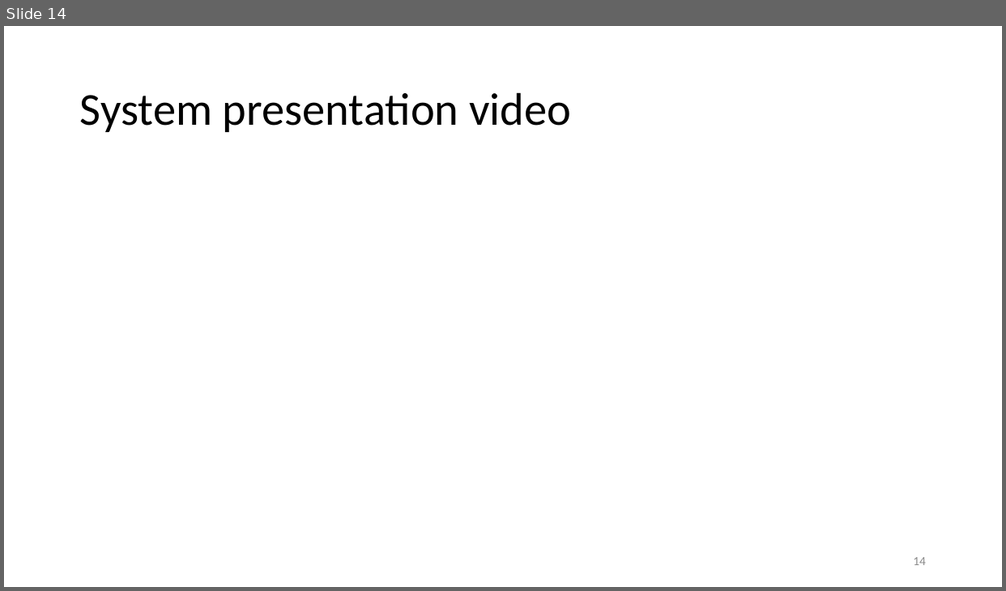
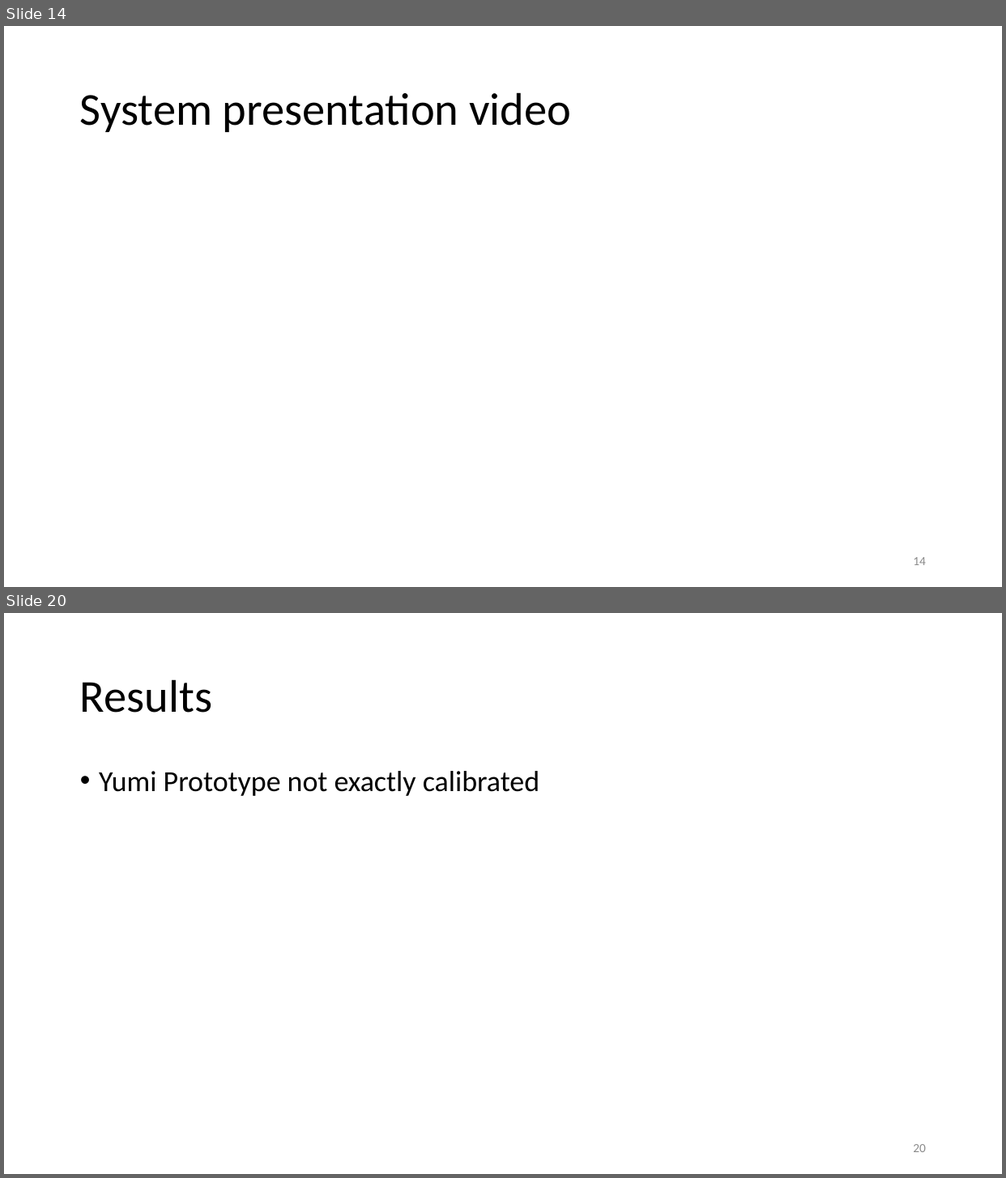
Before and after one commit to MDU-C2/MicroTomography, a slide deck: Precise Positioning and Scanning for Microwave Imaging.pptx. Shown one above the other, each under a label of ours: slide 14 before the commit, slides 14 and 20 after it; the slides between them are not shown. The pictures are 1006x591 and 1006x1178 pixels, drawn with LibreOffice and Linux fonts; fonts in the diff are those of the drawing. Boxes give left, top, right and bottom in pixels: in the first picture for what was removed or moved away, otherwise in the second. Text is boxed around its words. In the diff, an @@ line names an element or a change of style, - is before the commit and + after.

```diff
--- a/Precise Positioning and Scanning for Microwave Imaging.pptx
+++ b/Precise Positioning and Scanning for Microwave Imaging.pptx
@@ slide 20 added at box(4, 613, 1002, 1174), background #FFFFFF @@
@@ title added at box(80, 679, 212, 713), 44 pt, text #000000 @@
+Results
@@ text added at box(99, 771, 539, 796), 28 pt, text #000000 @@
+• Yumi Prototype not exactly calibrated
@@ page number added at box(913, 1144, 926, 1152), 12 pt, text #8C8C8C @@
+20
```
Also in this commit, not shown: 1 slide changed, 5 other slides added, 1 slide removed, 1 other file.
